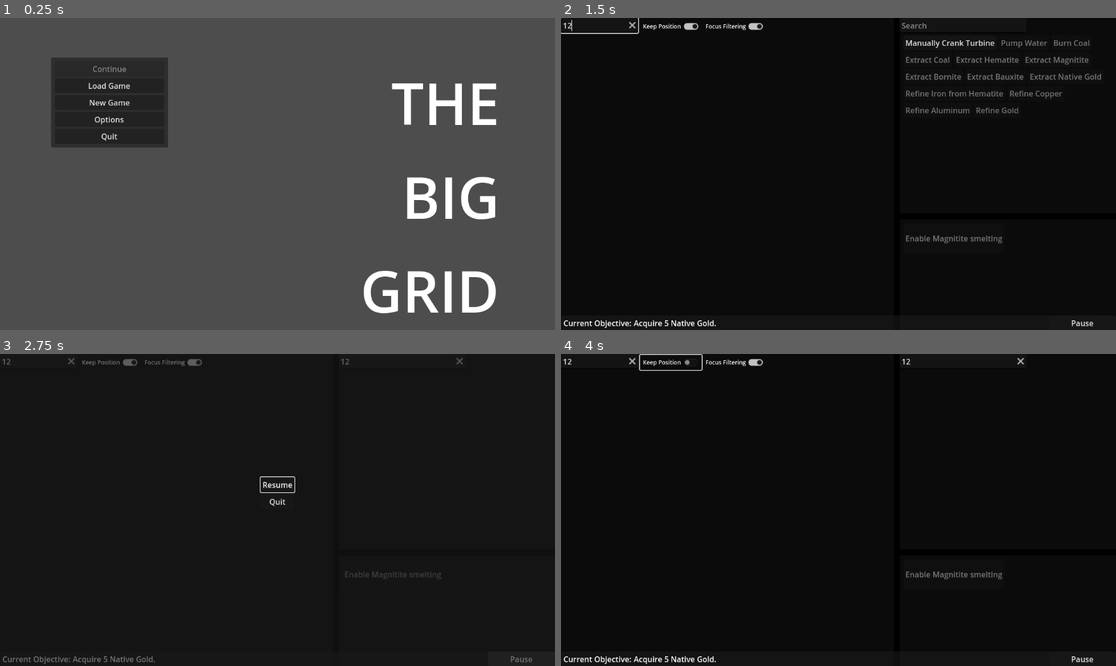
Above: before the commit, frames 1-4 (two rows, left to right).
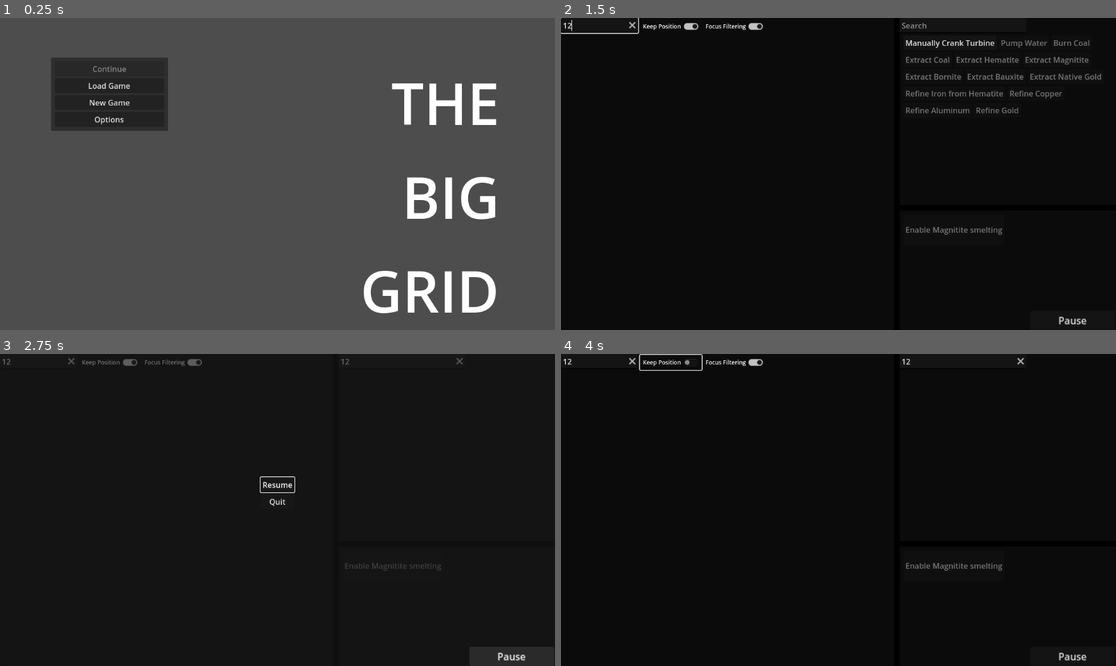
Above: after the commit, the same moments.

Repository: Carth501/The-Big-Grid
Game: Godot game, scene res://scenes/MainMenu.tscn
Two runs of this game, one before a commit and one after it. Both use one fixed random seed, a clock stepped at 60 frames per second and the inputs below. Sound files missing from this copy of the repository are replaced by a short silence.
Inputs (mouse positions are in pixels of both pictures, inside the frame that each line leads up to):
- Up to frame 1 (0.25 s): no input
- Up to frame 2 (1.5 s): click "New Game" at 0.5 s; click (599, 24) at 1.27 s; type "12" at 1.35 s
- Up to frame 3 (2.75 s): click (399, 360) at 1.5 s; type "12" at 1.58 s; click "Pause" at 2 s
- Up to frame 4 (4 s): click "Resume" at 2.75 s; click "Keep Position" at 3.5 s

The runs differ from the first frame. In frame 1, 1.1% of the frame differs, in the area x 9-31%, y 36-42%; in frame 2, 0.7%; in frame 3, 0.6%; in frame 4, 0.7%.

Commit message:
Revert "Implement objective text"
This reverts commit 0c3ed3f0308aa3fb98589d92280d06e271f033b9.

Diff:
--- a/data/objective_texts_en.json
+++ /dev/null
@@ -1,4 +0,0 @@
-{
-	"test1": "Acquire 5 Native Gold.",
-	"test2": "The objective doesn't actually have to be HELPFUL."
-}
--- a/data/objectives.json
+++ b/data/objectives.json
@@ -1,13 +1,11 @@
 {
 	"test" : [
 		{
-			"stepId": "test1",
 			"native_gold": [
 				{"greater_than": {"const": 4}},
 			]
 		},
 		{
-			"stepId": "test2",
 			"iron_ingot": [
 				{"greater_than": {"const": 10}},
 				{"less_than": {"const": 20}},
--- a/project.godot
+++ b/project.godot
@@ -26,7 +26,6 @@
 Logic_Directory_Single="*res://scripts/singletons/LogicDirectory.gd"
 Save_Handler_Single="*res://scripts/singletons/SaveHandler.gd"
 Objectives_Table_Single="*res://scripts/singletons/ObjectivesTable.gd"
-ObjectivesTextsSingle="*res://scripts/singletons/ObjectivesTexts.gd"
 
 [display]
 
--- a/scenes/Game.tscn
+++ b/scenes/Game.tscn
@@ -21,7 +21,6 @@
 [ext_resource type="AudioStream" uid="uid://cdo74pgnqchtb" path="res://sound/music/_Workers' Delight_ The Big Grid, Pirate Software Gamejam 15.ogg" id="12_dwipf"]
 [ext_resource type="Script" path="res://scripts/logic/OptionsOverseer.gd" id="12_oy6by"]
 [ext_resource type="Script" path="res://scripts/logic/ObjectiveSystem.gd" id="14_lsg5e"]
-[ext_resource type="Script" path="res://scripts/CurrentObjectiveLine.gd" id="15_3ikv4"]
 [ext_resource type="Script" path="res://scenes/PauseMenu.gd" id="15_pb3et"]
 
 [node name="Game" type="Node" node_paths=PackedStringArray("supply_collection", "action_manager", "machine_factory", "save_file_panel", "save_file_name")]
@@ -43,10 +42,9 @@
 
 [node name="MiddleSplit" type="HSplitContainer" parent="Display"]
 layout_mode = 1
-anchors_preset = -1
-anchor_right = 1.0
-anchor_bottom = 1.0
-offset_bottom = 30.0
+anchors_preset = 15
+anchor_right = 1.0
+anchor_bottom = 1.0
 grow_horizontal = 2
 grow_vertical = 2
 split_offset = 600
@@ -305,52 +303,6 @@
 text = "Save
 "
 
-[node name="Panel" type="Panel" parent="Display"]
-layout_mode = 1
-anchors_preset = 12
-anchor_top = 1.0
-anchor_right = 1.0
-anchor_bottom = 1.0
-offset_top = -30.0
-grow_horizontal = 2
-grow_vertical = 0
-
-[node name="Button" type="Button" parent="Display/Panel"]
-layout_mode = 1
-anchors_preset = 6
-anchor_left = 1.0
-anchor_top = 0.5
-anchor_right = 1.0
-anchor_bottom = 0.5
-offset_left = -139.0
-offset_top = -15.5
-offset_bottom = 15.5
-grow_horizontal = 0
-grow_vertical = 2
-text = "Pause"
-
-[node name="CurrentObjectiveLine" type="Control" parent="Display/Panel" node_paths=PackedStringArray("objective_text")]
-anchors_preset = 0
-offset_right = 40.0
-offset_bottom = 40.0
-script = ExtResource("15_3ikv4")
-objective_text = NodePath("ObjectiveText")
-
-[node name="Label" type="Label" parent="Display/Panel/CurrentObjectiveLine"]
-layout_mode = 0
-offset_left = 5.0
-offset_top = 4.0
-offset_right = 151.0
-offset_bottom = 27.0
-text = "Current Objective: "
-
-[node name="ObjectiveText" type="Label" parent="Display/Panel/CurrentObjectiveLine"]
-offset_left = 151.0
-offset_top = 4.0
-offset_right = 977.0
-offset_bottom = 27.0
-text_overrun_behavior = 3
-
 [node name="MusicSystem" type="Node" parent="Display" node_paths=PackedStringArray("music_players")]
 process_mode = 3
 script = ExtResource("9_vk0jb")
@@ -451,6 +403,38 @@
 [node name="Quit" type="Button" parent="PauseMenu/MarginContainer/VBoxContainer"]
 layout_mode = 2
 text = "Quit"
+
+[node name="Control" type="Control" parent="."]
+layout_mode = 3
+anchors_preset = 3
+anchor_left = 1.0
+anchor_top = 1.0
+anchor_right = 1.0
+anchor_bottom = 1.0
+offset_left = -177.0
+offset_top = -40.0
+offset_right = -4.0
+grow_horizontal = 0
+grow_vertical = 0
+
+[node name="VBoxContainer" type="VBoxContainer" parent="Control"]
+layout_mode = 1
+anchors_preset = 3
+anchor_left = 1.0
+anchor_top = 1.0
+anchor_right = 1.0
+anchor_bottom = 1.0
+offset_left = -174.0
+offset_top = -40.0
+offset_right = -35.0
+offset_bottom = -8.0
+grow_horizontal = 0
+grow_vertical = 0
+scale = Vector2(1.27, 1.283)
+
+[node name="Button" type="Button" parent="Control/VBoxContainer"]
+layout_mode = 2
+text = "Pause"
 
 [connection signal="dragged" from="Display/MiddleSplit" to="Display/MiddleSplit" method="_on_dragged"]
 [connection signal="resized" from="Display/MiddleSplit" to="Display/MiddleSplit" method="_on_resized"]
@@ -467,7 +451,6 @@
 [connection signal="text_changed" from="Display/SaveFilePanel/Panel/TextEdit" to="." method="change_save_name"]
 [connection signal="pressed" from="Display/SaveFilePanel/Panel/Cancel" to="." method="toggle_save_file_panel"]
 [connection signal="pressed" from="Display/SaveFilePanel/Panel/Save" to="." method="save_as"]
-[connection signal="pressed" from="Display/Panel/Button" to="PauseMenu" method="pause_or_unpause"]
 [connection signal="finished" from="Display/MusicSystem/OrcDanceIndustrial" to="Display/MusicSystem" method="next_track"]
 [connection signal="finished" from="Display/MusicSystem/OrcDanceIntermediate" to="Display/MusicSystem" method="next_track"]
 [connection signal="finished" from="Display/MusicSystem/OrcDanceOrchestral" to="Display/MusicSystem" method="next_track"]
@@ -480,7 +463,7 @@
 [connection signal="open_menu" from="Logic/ActionManager" to="Display/MiddleSplit/RightSplit/ActionBackground" method="open_menu"]
 [connection signal="update_filter" from="Logic/FilterForeman" to="Display/MiddleSplit/SupplyBackground/SupplyScrollContainer/MarginContainer/HFlowContainer" method="filter"]
 [connection signal="update_focus_filtering" from="Logic/OptionsOverseer" to="Logic/FilterForeman" method="set_secondary_filter_active"]
-[connection signal="newStepDescription" from="Logic/ObjectiveSystem" to="Display/Panel/CurrentObjectiveLine" method="update_objective"]
 [connection signal="timeout" from="Logic/AutosaveTimer" to="." method="autosave"]
 [connection signal="pressed" from="PauseMenu/MarginContainer/VBoxContainer/Resume" to="PauseMenu" method="pause_or_unpause"]
 [connection signal="pressed" from="PauseMenu/MarginContainer/VBoxContainer/Quit" to="PauseMenu" method="_quitGame"]
+[connection signal="pressed" from="Control/VBoxContainer/Button" to="PauseMenu" method="pause_or_unpause"]
--- a/scenes/MainMenu.tscn
+++ b/scenes/MainMenu.tscn
@@ -80,6 +80,7 @@
 text = "Options"
 
 [node name="Quit" type="Button" parent="Links/MarginContainer/VBoxContainer"]
+visible = false
 layout_mode = 2
 text = "Quit
 "
--- a/scripts/CurrentObjectiveLine.gd
+++ /dev/null
@@ -1,6 +0,0 @@
-extends Control
-
-@export var objective_text : Label
-
-func update_objective(new_obj : String):
-	objective_text.text = new_obj
--- a/scripts/logic/ObjectiveSystem.gd
+++ b/scripts/logic/ObjectiveSystem.gd
@@ -1,6 +1,4 @@
 class_name Objective_System extends Node
-
-signal newStepDescription(String)
 
 @export var supply_collection : Supply_Collection
 var active_objective : Dictionary
@@ -21,17 +19,13 @@
 		return
 	active_objective = new_objective
 	for supply_id in active_objective:
-		if(supply_id == "stepId"):
-			var stepId = active_objective[supply_id]
-			newStepDescription.emit(ObjectivesTextsSingle.data[stepId])
-		else:
-			var supply = supply_collection.get_supply(supply_id)
-			while(supply == null):
-				await supply_collection.new_supply
-				supply = supply_collection.get_supply(supply_id)
-			supply.set_objective(active_objective[supply_id])
-			supply.update_value.connect(check_victory)
-			check_victory(0)
+		var supply = supply_collection.get_supply(supply_id)
+		while(supply == null):
+			await supply_collection.new_supply
+			supply = supply_collection.get_supply(supply_id)
+		supply.set_objective(active_objective[supply_id])
+		supply.update_value.connect(check_victory)
+		check_victory(0)
 
 func check_victory(_value):
 	if(check_conditions()):
@@ -39,23 +33,21 @@
 
 func check_conditions():
 	for supply_id in active_objective:
-		if(supply_id != "stepId"):
-			var supply = supply_collection.get_supply(supply_id)
-			var criteria_list = active_objective[supply_id]
-			for criteria in criteria_list:
-				if(criteria.has("less_than")):
-					return check_less_than(supply, criteria.less_than)
-				elif(criteria.has("equal_to")):
-					return check_equal_to(supply, criteria.equal_to)
-				elif(criteria.has("greater_than")):
-					return check_greater_than(supply, criteria.greater_than)
+		var supply = supply_collection.get_supply(supply_id)
+		var criteria_list = active_objective[supply_id]
+		for criteria in criteria_list:
+			if(criteria.has("less_than")):
+				return check_less_than(supply, criteria.less_than)
+			elif(criteria.has("equal_to")):
+				return check_equal_to(supply, criteria.equal_to)
+			elif(criteria.has("greater_than")):
+				return check_greater_than(supply, criteria.greater_than)
 
 func unsubscribe_supplies():
 	for supply_id in active_objective:
-		if(supply_id != "stepId"):
-			var supply = supply_collection.get_supply(supply_id)
-			supply.update_value.disconnect(check_victory)
-			supply.unset_objective()
+		var supply = supply_collection.get_supply(supply_id)
+		supply.update_value.disconnect(check_victory)
+		supply.unset_objective()
 
 func check_less_than(supply : Supply, criteria : Dictionary) -> bool:
 	if(criteria.has("supply")):
--- a/scripts/singletons/ObjectivesTexts.gd
+++ /dev/null
@@ -1,19 +0,0 @@
-extends Node
-
-var data : Dictionary
-@export var data_path = "res://data/objective_texts_en.json"
-
-func _ready():
-	data = load_json_file(data_path)
-
-func load_json_file(filePath: String):
-	if FileAccess.file_exists(filePath):
-		var dataFile = FileAccess.open(filePath, FileAccess.READ)
-		var parsedResult = JSON.parse_string(dataFile.get_as_text())
-
-		if parsedResult is Dictionary:
-			return parsedResult
-		else:
-			push_error("error reading the actions file")
-	else:
-		push_error("actions file does not exist")
Not shown: 1 places in scenes/Game.tscn that only renumber resources
